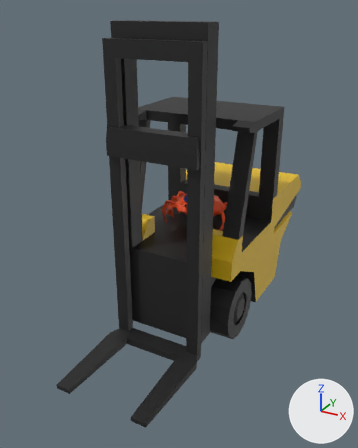
The glTF model src/models/forklift/forklift.glb as it was, and as the next commit left it.
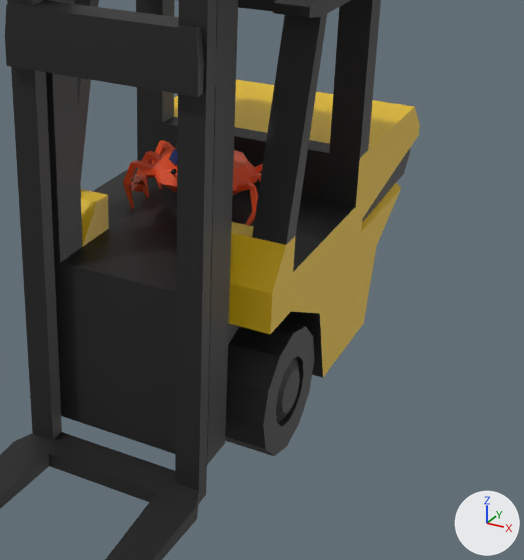
There are two pictures of each version: one whole from a 50 mm camera at (6.69, -14.99, 9.79) aimed at (-0.16, -2.52, 3.55), one close up on the part from 29% to 98% of the width and 28% to 87% of the height. Lighting does not change. The marker at lower right points along +X, +Y and +Z. Where no turn or scale is listed for an object, it has been applied to the vertices.

Objects in the first close-up: 'crab', 'forklift', 'forklift_fork', 'wheel'.
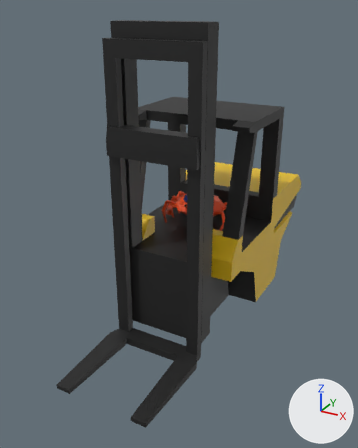
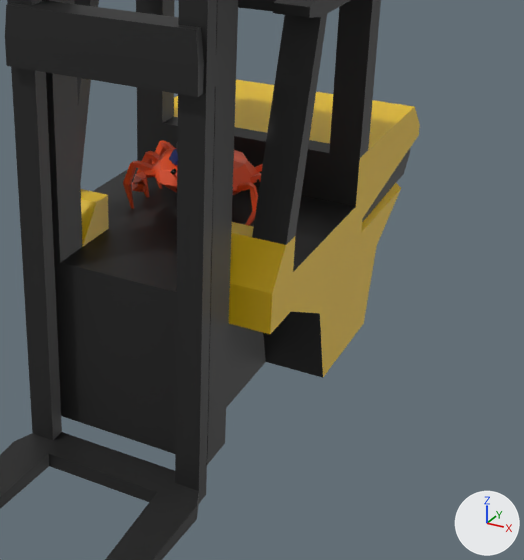
Commit message: separate wheel

What the commit changed:
Object 'wheel' (ob_wheel) is deleted.

Pixel boxes (x1, y1, x2, y2) of what changed, in the close-ups (524 x 560 px):
'wheel', deleted (black): before (225, 321, 314, 456)
